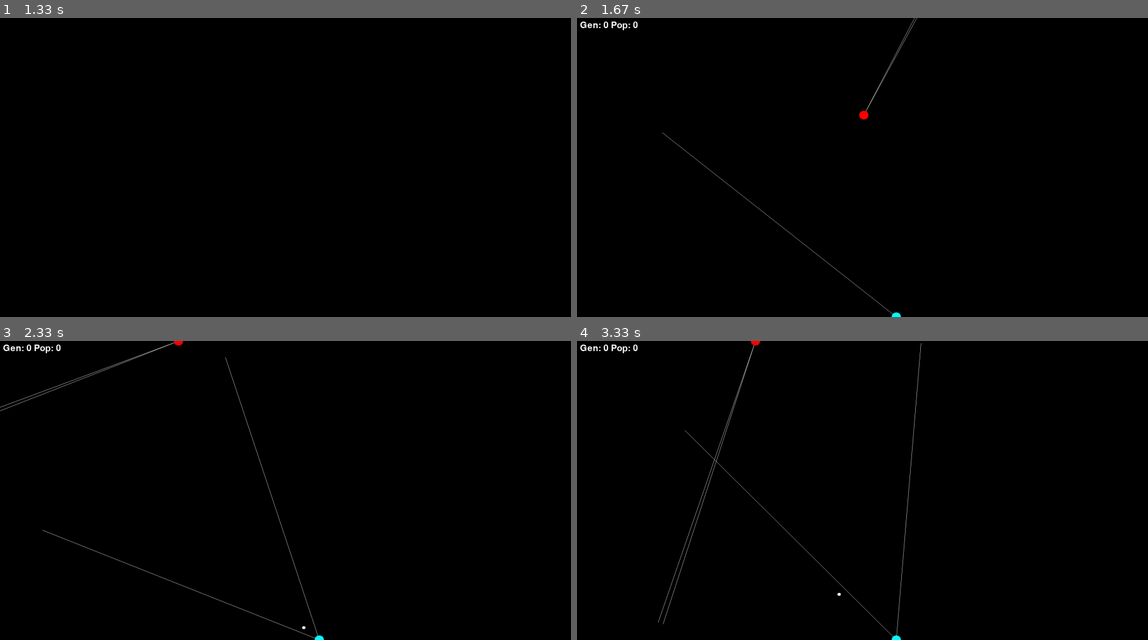
Above: before the commit, frames 1-4 (two rows, left to right).
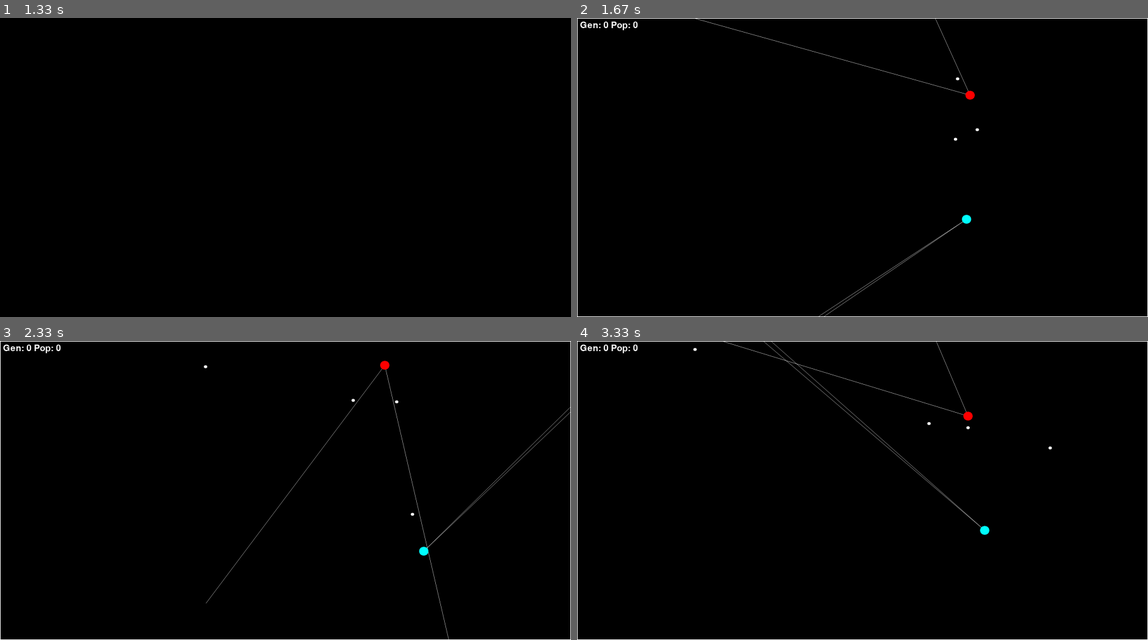
Above: after the commit, the same moments.

Repository: sattfatt/Simple-AI
Game: pygame game, started from pygame1/oneonone.py
Two runs of this game, one before a commit and one after it. Both use one fixed random seed, a clock stepped at 60 frames per second and the inputs below.
Inputs:
- Up to frame 1 (1.33 s): hold M 0.33-0.8 s
- Up to frame 2 (1.67 s): tap N at 1.33 s
- Up to frame 3 (2.33 s): tap 3 at 1.77 s; tap 1 at 2.1 s
- Up to frame 4 (3.33 s): no input

Frame 1 is identical in both runs. In frame 2, 1.4% of the frame differs, in the area x 0-100%, y 0-100%; in frame 3, 1.7%; in frame 4, 1.8%.

Commit message:
Made movement relative to self.dir. Continuing to tweak various parameters and inputs for various behaviors

Diff:
--- a/pygame1/oneonone.py
+++ b/pygame1/oneonone.py
@@ -11,7 +11,7 @@
 pygame.display.set_caption('Animation')
 FPS = 1000
 fpsClock = pygame.time.Clock()
-
+np.random.seed(np.random.randint(1, 1000000))
 # ------------- #
 #     events    #
 # ------------- #
@@ -25,11 +25,11 @@
 #    params     #
 # ------------- #
 MAXITERATIONS = 10000
-MAXHEALTH = 1000
+MAXHEALTH = 10000
 MOVESPEED = 1
-PROJVEL = 3
+PROJVEL = 1
 MAXSPINRATE = 1
-PROJECTILEINTERVAL = 500
+PROJECTILEINTERVAL = 250
 MAXNEURONSPERLAYER = 6
 MAXDISPX = 1918  # 1024
 MAXDISPY = 1005  # 768
@@ -71,12 +71,19 @@
 # ------------- #
 
 
-DISPLAYSURF = pygame.display.set_mode((MAXDISPX, MAXDISPY), 0, 32)
+DISPLAYSURF = pygame.display.set_mode((MAXDISPX, MAXDISPY))
 
 DISPLAYRECT = pygame.Rect(0, 0, MAXDISPX, MAXDISPY)
 
 DISPLAYSURF.fill(BLACK)
 
+# ------------- #
+#     walls     #
+# ------------- #
+
+walls = []
+bigbox = pygame.Rect(0,0,1,1000)
+bigbox.center = (int(math.floor(MAXDISPX/2)),int(math.floor(MAXDISPY/2)))
 
 # ------------- #
 #   Classes     #
@@ -85,6 +92,10 @@
 
 class Entity:
     def __init__(self, pos, dir, size, color, surf, owner, type='entity'):
+        self.fired = False
+
+        self.hitwall = False
+
         self.type = type
 
         self.endpointupper = (0, 0)
@@ -101,7 +112,7 @@
 
         self.health = MAXHEALTH
 
-        self.prevpos = (0, 0)
+        self.prevdel = (0, 0)
 
         self.hit = False
 
@@ -143,14 +154,8 @@
         self.drawhitboxflag = False
 
     def draw(self):
-        # pygame.gfxdraw.filled_circle(self.SURFACE,
-        # np.round(self.pos[0]).astype(int),
-        # np.round(self.pos[1]).astype(int),
-        # self.size,
-        # self.color)
-
         self.updateHitbox()
-        if self.drawhitboxflag == True:
+        if self.drawhitboxflag:
             self.drawHitbox()
 
     def updatePos(self, dpos):
@@ -160,7 +165,11 @@
         if DISPLAYRECT.collidepoint(pos[0], pos[1]):
             self.pos = pos
             self.truepos += (dpos[0] * MOVESPEED, dpos[1] * MOVESPEED)
-            # pygame.gfxdraw.filled_circle(self.SURFACE, pos[0], pos[1], self.size, self.color)
+        if DISPLAYRECT.contains(self.hitbox):
+            self.hitwall = False
+        else:
+            self.hitwall = True
+            # print('hitting wall!')
 
     def updateProjectile(self):
         self.pos = (self.pos + self.speed)
@@ -240,16 +249,25 @@
 
     def control(self, controlframe):
         ''' Based on the control frame input, the entity will be moved and/or rotated '''
-        self.updatePos(controlframe.deltaDirection)
+
         self.dir += controlframe.deltaHeading
         # normalize angle from -180 < angle <= 180
         self.dir = self.dir % 360
         self.dir = (self.dir + 360) % 360
         if self.dir > 180:
             self.dir -= 360
+        delta = np.array((math.cos(math.radians(self.dir)), math.sin(math.radians(self.dir)))) * controlframe.forwardrelativemag
+        delta2 = np.array((math.cos(math.radians(self.dir + 90)), math.sin(math.radians(self.dir + 90)))) * controlframe.sidewaysrelativemag
+
+        #self.updatePos(controlframe.deltaDirection)
+        self.updatePos(delta+delta2)
+        self.prevdel = controlframe.deltaDirection
+
+
+
 
     def state(self):
-        return self.detectEnemy, self.detectProjectile
+        return self.hitwall, self.detectEnemy, self.detectProjectile, self.fired
 
     def reset(self):
         self.health = MAXHEALTH
@@ -257,6 +275,8 @@
 
 class ControlFrame:
     def __init__(self, id):
+        self.forwardrelativemag = 0
+        self.sidewaysrelativemag = 0
         self.deltaHeading = 0
         self.deltaDirection = (0, 0)
         self.fire = False
@@ -277,7 +297,7 @@
     def __init__(self, owner):
         ControlFrame.__init__(self, owner)
         # initialize weights and biases with gaussian N(0,1) random values
-        self.w1 = np.array(np.random.uniform(MINRANDPARM, MAXRANDPARM, (MAXNEURONSPERLAYER, 2)))
+        self.w1 = np.array(np.random.uniform(MINRANDPARM, MAXRANDPARM, (MAXNEURONSPERLAYER, 4)))
         self.b1 = np.array(np.random.uniform(MINRANDPARM, MAXRANDPARM, (MAXNEURONSPERLAYER,)))
         self.w2 = np.array(np.random.uniform(MINRANDPARM, MAXRANDPARM, (MAXNEURONSPERLAYER, MAXNEURONSPERLAYER)))
         self.b2 = np.array(np.random.uniform(MINRANDPARM, MAXRANDPARM, (MAXNEURONSPERLAYER,)))
@@ -285,6 +305,8 @@
         self.b3 = np.array(np.random.uniform(MINRANDPARM, MAXRANDPARM, (5,)))
 
         self.score = 0
+
+        self.relativefitness = 0
 
         self.probability = 0
 
@@ -296,7 +318,7 @@
         # | delta Angle  |
         # | Fire boolean |
         # -              -
-        #
+
         layer1Out = np.tanh(self.w1 @ np.asarray(input) + self.b1)
 
         layer2Out = np.tanh(self.w2 @ np.asarray(layer1Out) + self.b2)
@@ -309,7 +331,9 @@
                          np.piecewise(preIndicator[3], [preIndicator[3] < 0, preIndicator[3] >= 0], [0, 1]),
                          np.tanh(preIndicator[4]))
 
-        self.deltaDirection = (finalLayerOut[0], finalLayerOut[1])
+        #self.deltaDirection = (finalLayerOut[0], finalLayerOut[1])
+        self.forwardrelativemag = finalLayerOut[0]
+        self.sidewaysrelativemag = finalLayerOut[1]
         self.deltaHeading = finalLayerOut[2] * MAXSPINRATE
         self.fire = finalLayerOut[3]
         self.pov += finalLayerOut[4]
@@ -382,13 +406,13 @@
 
 def mutate(NN):
     """currently mutates all weight clusters (rows) using normal distribution centered at the clusters"""
-    choice = np.random.binomial(1, 0.01)
+    choice = np.random.binomial(1, 0.1)
     if choice:
         multiplier = 100
         print('BIG MUTATION PROBABLE!')
     else:
 
-        choice2 = np.random.binomial(1, 0.05)
+        choice2 = np.random.binomial(1, 0.5)
         if choice2:
             multiplier = 1
         else:
@@ -410,6 +434,7 @@
 
 def setScore(NN):
     pass
+
 
 def rouletteWheel(NNlist, n=1):
     totalfitness = 0
@@ -499,9 +524,6 @@
 textRect.topleft = (10, 10)
 
 while True:
-    # DISPLAYSURF.fill(BLACK)
-
-
     iteration += 1
 
     if iteration >= MAXITERATIONS or len(entities) < 2:
@@ -510,9 +532,9 @@
             print('Scoring ' + net.id + '...', end='')
             # score function
             try:
-                net.score = (2 * entities[idx].damagedealt + entities[idx].health)/1000
-            except(IndexError):
-                # this means entity died, failure!
+                net.score = (entities[idx].damagedealt * entities[idx].damagedealt / entities[idx].totaldamage) + entities[idx].health/MAXHEALTH
+            except(ZeroDivisionError):
+                # this means no damage!
                 net.score = 0
             print(net.score)
 
@@ -536,8 +558,6 @@
             textSurf = fontObj.render('Gen: ' + str(generation) + ' Pop: ' + str(popindex), True, WHITE)
             print('done!')
             continue
-
-        # set the score for the NNs
 
         print('Need to advance in Population')
         # reset bob and joe and and entities list
@@ -610,6 +630,7 @@
                 entity.inWedge(projectile)
             # create list of NNs for each entity
             nextmove = nets[idx].out(entity.state())
+            entity.fired = False
             # print(str(nextmove.deltaDirection) + " " + str(nextmove.deltaHeading) + " " + str(nextmove.fire))
             entity.control(nextmove)
             entity.fov = nextmove.pov
@@ -619,19 +640,20 @@
                 projectiles.append(
                     Entity((entity.pos[0], entity.pos[1]), entity.dir, 5, WHITE, DISPLAYSURF, entity.owner, 'projectile'))
                 entity.totaldamage += 10
+                entity.fired = True
     entities[:] = [x for x in entities if not x.health == 0]
 
 
     if runnormal:
         # draw all things here.
         if keystate == 0:
-            displayupdateinterval = 0
+            displayupdateinterval = 5
 
         if keystate == 1:
             displayupdateinterval = 10
 
         if keystate == 2:
-            displayupdateinterval = 50
+            displayupdateinterval = 25
 
         if keystate == 3:
             displayupdateinterval = 100
@@ -658,6 +680,8 @@
                                              entity.size,
                                              entity.color)
 
+            #n 2pygame.draw.rect(DISPLAYSURF,WHITE,bigbox,5)
+            pygame.draw.rect(DISPLAYSURF, WHITE, DISPLAYRECT, 2)
             pygame.display.update()
             DISPLAYSURF.fill(BLACK)
             DISPLAYSURF.blit(textSurf, textRect)
